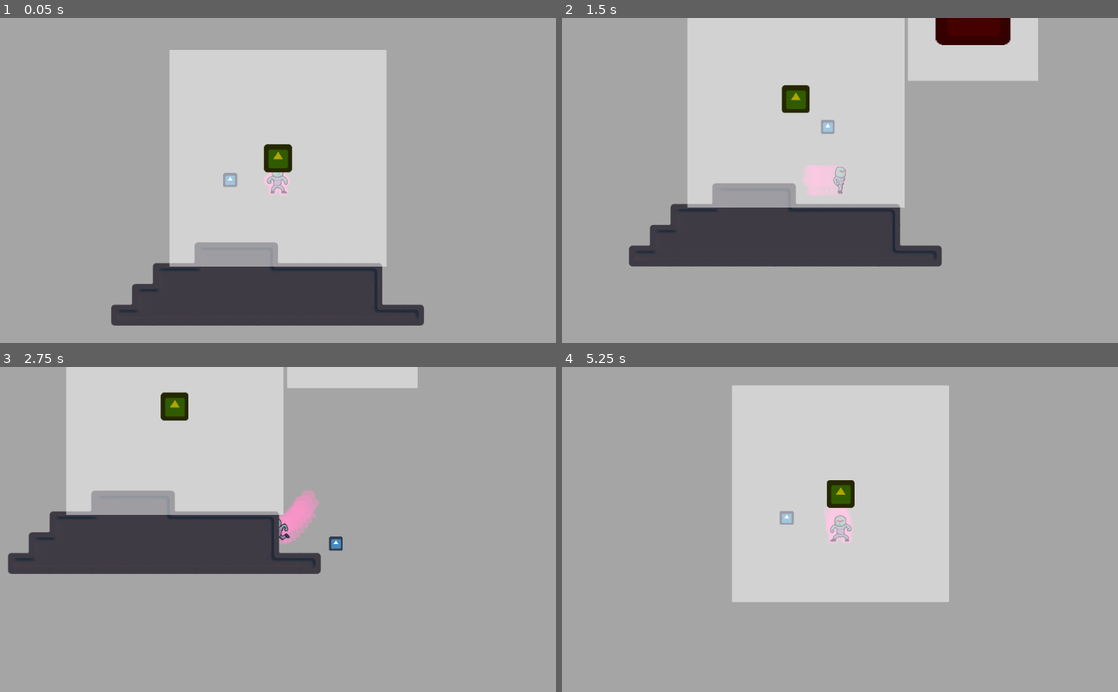
Above: before the commit, frames 1-4 (two rows, left to right).
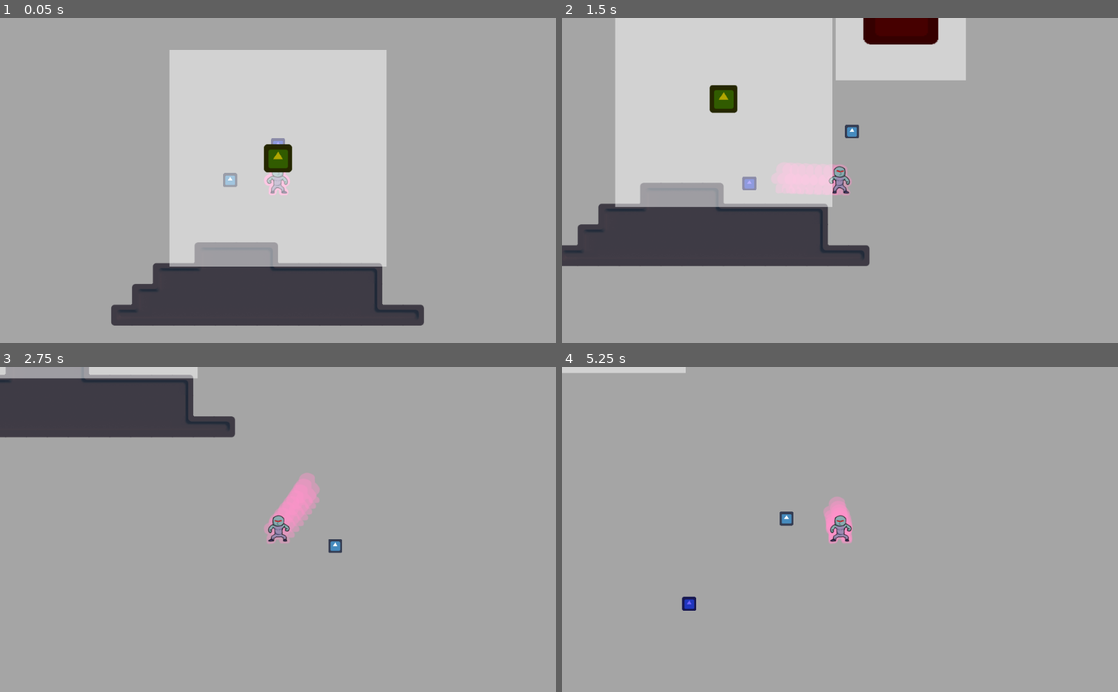
Above: after the commit, the same moments.

Repository: mdrgon1/GWJ-22-Spinzo
Game: Godot game, scene res://Main.tscn
Two runs of this game, one before a commit and one after it. Both use one fixed random seed, a clock stepped at 60 frames per second and the inputs below. The engine's default icon, where the game draws it, is replaced by a stand-in: a white triangle on a blue panel in a dark square.
Inputs:
- Up to frame 1 (0.05 s): no input
- Up to frame 2 (1.5 s): hold Shift (aim) 0.53-1.28 s; hold Right (move_right) from 0.53 s (still down); tap W (jump) at 0.77 s; tap E (throw_ball) at 1.35 s
- Up to frame 3 (2.75 s): tap W (jump) at 1.52 s; release Right (move_right) at 2.03 s; hold A (move_left) from 2.03 s (still down); hold X from 2.03 s (still down)
- Up to frame 4 (5.25 s): release A (move_left) at 2.78 s; release X at 2.78 s; hold Right (move_right) 2.78-4.28 s; tap Shift (aim) at 2.85 s; tap W (jump) at 3.02, 3.77, 4.52 s; hold E (throw_ball) 3.53-4.28 s; hold A (move_left) 4.28-5.03 s; tap X at 4.35 s; hold Right (move_right) from 5.03 s (still down); hold Shift (aim) from 5.03 s (still down)

The runs differ from the first frame. In frame 1, less than 0.1% of the frame differs, in the area x 48-52%, y 36-39%; in frame 2, 24%; in frame 3, 29%, in the area x 0-76%, y 0-64%; in frame 4, 26%.

Commit message:
stopped enemies from getting locked on top of player

Diff:
--- a/Project/Main.tscn
+++ b/Project/Main.tscn
@@ -1,12 +1,13 @@
-[gd_scene load_steps=8 format=2]
+[gd_scene load_steps=9 format=2]
 
 [ext_resource path="res://Player/Player.tscn" type="PackedScene" id=1]
 [ext_resource path="res://tileset.tres" type="TileSet" id=2]
 [ext_resource path="res://Ball/Ball.tscn" type="PackedScene" id=3]
 [ext_resource path="res://Scripts/Camera.gd" type="Script" id=4]
 [ext_resource path="res://Scripts/MainLevel.gd" type="Script" id=5]
-[ext_resource path="res://Player Outline/animations/spriteframes.tres" type="SpriteFrames" id=6]
+[ext_resource path="res://hazards/Hazard1.tscn" type="PackedScene" id=6]
 [ext_resource path="res://Player Outline/PlayerOutline.gd" type="Script" id=7]
+[ext_resource path="res://Player Outline/animations/spriteframes.tres" type="SpriteFrames" id=8]
 
 [node name="Main" type="Node2D"]
 script = ExtResource( 5 )
@@ -47,3 +48,6 @@
 tile_set = ExtResource( 2 )
 format = 1
 tile_data = PoolIntArray( 262140, 0, 8, 262141, 0, 10, 262142, 0, 10, 262143, 0, 11, 327674, 0, 8, 327675, 0, 10, 32767 …(651 unchanged characters)…
+
+[node name="Dasher" parent="." instance=ExtResource( 6 )]
+position = Vector2( 0, -16.3291 )
--- a/Project/Scripts/LevelTemplate.gd
+++ b/Project/Scripts/LevelTemplate.gd
@@ -37,7 +37,6 @@
 	# theres a chance there will be no hazard
 	if(hazard_index >= num_hazards):
 		return
-	hazard_index = 1
 
 	# load a random hazard and instance it
 	var hazard_path = "res://Hazards/Hazard" + String(hazard_index) + ".tscn"
--- a/Project/hazards/Bopper.gd
+++ b/Project/hazards/Bopper.gd
@@ -2,7 +2,7 @@
 
 const SPEED = 30
 const GRAVITY = 150
-const AGRO_DIST = 80
+const AGRO_DIST = 50
 const KNOCKBACK_FORCE = 150
 
 var velocity : = Vector2(0, 0)
@@ -12,9 +12,9 @@
 onready var camera = get_node("/root/Main/Camera2D")
 
 func _physics_process(delta):
-
-	if((player.position - global_position).length() <= AGRO_DIST):
-		velocity.x = sign(player.position.x - global_position.x) * SPEED
+	if(abs(player.position.x - global_position.x) > 9):
+		if((player.position - global_position).length() <= AGRO_DIST):
+			velocity.x = sign(player.position.x - global_position.x) * SPEED
 	else:
 		velocity.x = 0
 	velocity.y += GRAVITY * delta
@@ -22,7 +22,7 @@
 	velocity = move_and_slide(velocity)
 
 	# despawn if it falls below the camera
-	if(position.y >= camera.position.y + get_node("/root/Main").DESPAWN_RECT.end.y):
+	if(global_position.y >= camera.position.y + get_node("/root/Main").DESPAWN_RECT.end.y):
 		queue_free()
 
 func _on_Area2D_body_entered(body):
--- a/Project/hazards/Dasher.gd
+++ b/Project/hazards/Dasher.gd
@@ -4,7 +4,7 @@
 const SPEED_LERP = 1
 const DASH_SPEED = 150
 const GRAVITY = 150
-const AGRO_DIST = 80
+const AGRO_DIST = 50
 const KNOCKBACK_FORCE = 200
 
 var target_velocity : = Vector2(0, 0)
@@ -17,8 +17,9 @@
 
 func _physics_process(delta):
 
-	if((player.position - global_position).length() <= AGRO_DIST):
-		target_velocity.x = sign(player.position.x - global_position.x) * SPEED
+	if(abs(player.position.x - global_position.x) > 9):
+		if((player.position - global_position).length() <= AGRO_DIST):
+			target_velocity.x = sign(player.position.x - global_position.x) * SPEED
 	else:
 		target_velocity.x = 0
 	velocity.y += GRAVITY * delta
Not shown: 1 places in Project/Main.tscn that only renumber resources
